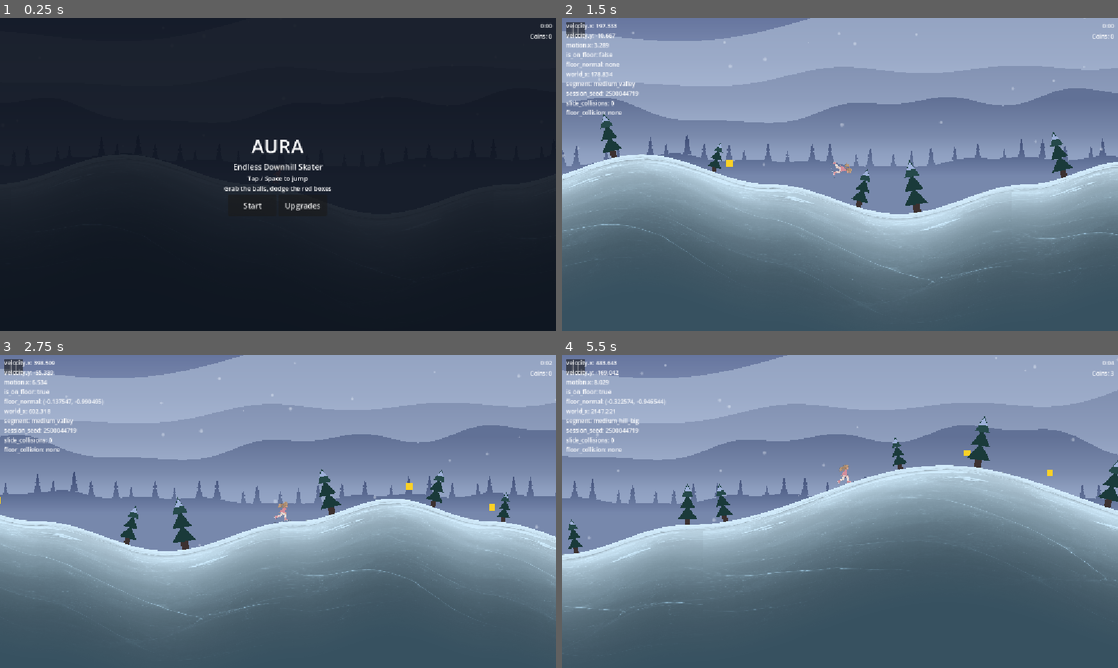
Above: before the commit, frames 1-4 (two rows, left to right).
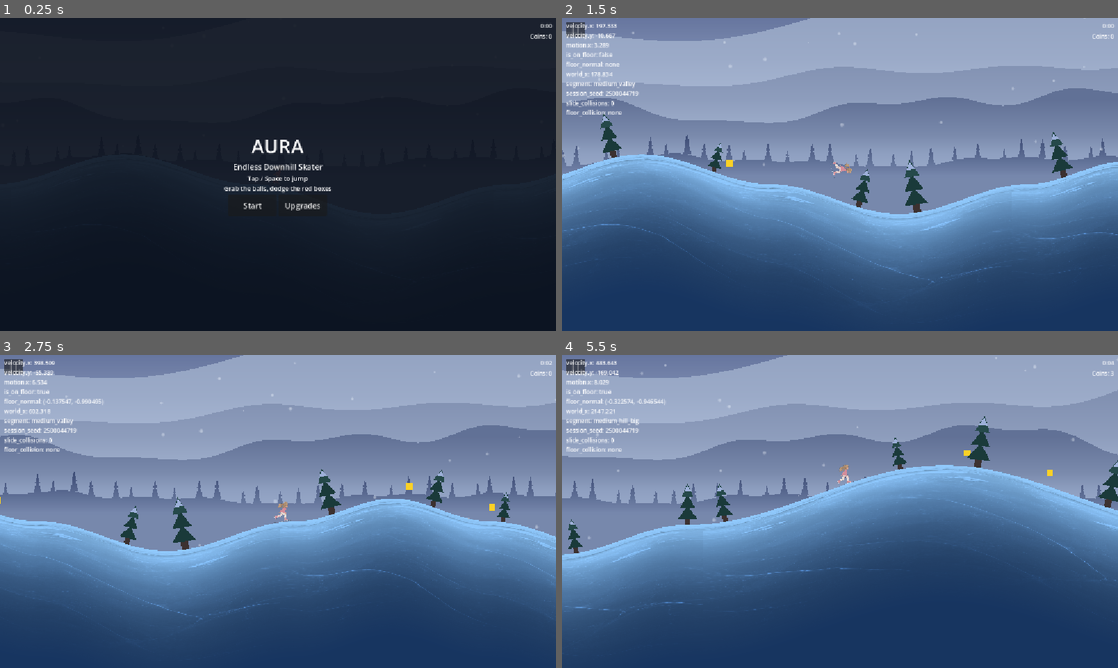
Above: after the commit, the same moments.

Repository: Kiernan-Hub/Aurora
Game: Godot game, scene res://scenes/main.tscn
Same seed, same stepped clock (60 frames per second), same inputs: the game is played once before the commit and once after it.
Inputs (mouse positions are in pixels of both pictures, inside the frame that each line leads up to):
- Up to frame 1 (0.25 s): no input
- Up to frame 2 (1.5 s): click "Start" at 0.5 s; tap Enter (ui_accept) at 1.25 s; move the mouse to (962, 158) at 1.27 s; hold Up (ui_up) from 1.28 s (still down); tap M at 1.35 s; click (962, 158) at 1.42 s
- Up to frame 3 (2.75 s): tap Enter (ui_accept) at 1.52, 1.82 s; release Up (ui_up) at 2 s; drag from (166, 527) to (522, 486) at 2.02 s
- Up to frame 4 (5.5 s): move the mouse to (895, 442) at 2.77 s; hold Up (ui_up) 2.78-3.5 s; tap M at 2.85, 4.35 s; drag from (812, 574) to (1023, 536) at 3.52 s; move the mouse to (1006, 558) at 4.27 s; hold Down (ui_down) 4.28-5 s; tap Enter (ui_accept) at 4.52, 4.82 s; drag from (673, 464) to (1062, 448) at 5.02 s

The runs differ from the first frame. In frame 2, 47% of the frame differs, in the area x 0-100%, y 43-100%; in frame 3, 46%; in frame 4, 53%, in the area x 0-100%, y 35-100%.

Commit message:
Ice and biome colors: saturation pass, contact sheet debug tool
Co-Authored-By: Claude Sonnet 5 <noreply@anthropic.com>

Diff:
--- a/resources/biomes/arctic_dawn.tres
+++ b/resources/biomes/arctic_dawn.tres
@@ -14,8 +14,8 @@
 haze_near = Color(0.66, 0.73, 0.86, 0.54)
 tree_tint = Color(0.66, 0.72, 0.86, 1)
 bird_tint = Color(0.55, 0.62, 0.78, 1)
-ice_surface = Color(0.84, 0.94, 1, 1)
-ice_depth = Color(0.575, 0.846, 1.0, 1)
+ice_surface = Color(0.58, 0.8, 1.0, 1)
+ice_depth = Color(0.24, 0.55, 1.0, 1)
 snow_tint = Color(0.96, 0.98, 1, 0.44)
 snow_density_scale = 1.0
 mist_strength = 0.5
--- a/resources/biomes/glacier_teal.tres
+++ b/resources/biomes/glacier_teal.tres
@@ -14,8 +14,8 @@
 haze_near = Color(0.85, 0.9, 0.95, 0.5)
 tree_tint = Color(1, 1, 1, 1)
 bird_tint = Color(1, 1, 1, 1)
-ice_surface = Color(0.8, 1, 0.95, 1)
-ice_depth = Color(0.55, 0.943, 0.916, 1)
+ice_surface = Color(0.55, 0.93, 0.88, 1)
+ice_depth = Color(0.18, 0.74, 0.68, 1)
 snow_tint = Color(1, 1, 1, 0.42)
 snow_density_scale = 1.0
 mist_strength = 0.2
--- a/resources/biomes/mauve_haze.tres
+++ b/resources/biomes/mauve_haze.tres
@@ -14,8 +14,8 @@
 haze_near = Color(0.86, 0.82, 0.87, 0.52)
 tree_tint = Color(0.96, 0.92, 0.98, 1)
 bird_tint = Color(0.9, 0.86, 0.95, 1)
-ice_surface = Color(0.98, 0.97, 1, 1)
-ice_depth = Color(0.73, 0.877, 1.0, 1)
+ice_surface = Color(0.66, 0.84, 1.0, 1)
+ice_depth = Color(0.32, 0.64, 1.0, 1)
 snow_tint = Color(1, 0.98, 1, 0.44)
 snow_density_scale = 1.0
 mist_strength = 0.35
--- a/resources/biomes/pale_morning.tres
+++ b/resources/biomes/pale_morning.tres
@@ -14,8 +14,8 @@
 haze_near = Color(0.9, 0.93, 0.96, 0.62)
 tree_tint = Color(0.94, 0.96, 1, 1)
 bird_tint = Color(0.9, 0.93, 1, 1)
-ice_surface = Color(0.9, 0.95, 1, 1)
-ice_depth = Color(0.68, 0.8, 0.98, 1)
+ice_surface = Color(0.76, 0.88, 1.0, 1)
+ice_depth = Color(0.48, 0.72, 0.98, 1)
 snow_tint = Color(1, 1, 1, 0.34)
 snow_density_scale = 0.7
 mist_strength = 0.75
--- a/resources/biomes/starlit_night.tres
+++ b/resources/biomes/starlit_night.tres
@@ -14,8 +14,8 @@
 haze_near = Color(0.4, 0.46, 0.66, 0.48)
 tree_tint = Color(0.42, 0.48, 0.68, 1)
 bird_tint = Color(0.34, 0.4, 0.58, 1)
-ice_surface = Color(0.68, 0.82, 1, 1)
-ice_depth = Color(0.427, 0.712, 1.0, 1)
+ice_surface = Color(0.38, 0.66, 1.0, 1)
+ice_depth = Color(0.1, 0.34, 0.8, 1)
 snow_tint = Color(0.92, 0.96, 1, 0.5)
 snow_density_scale = 0.8
 mist_strength = 0.2
--- a/resources/biomes/sunset_rose.tres
+++ b/resources/biomes/sunset_rose.tres
@@ -14,8 +14,8 @@
 haze_near = Color(0.88, 0.78, 0.76, 0.55)
 tree_tint = Color(0.82, 0.76, 0.86, 1)
 bird_tint = Color(0.7, 0.66, 0.8, 1)
-ice_surface = Color(1, 0.93, 0.96, 1)
-ice_depth = Color(0.856, 0.801, 0.994, 1)
+ice_surface = Color(1.0, 0.88, 0.88, 1)
+ice_depth = Color(0.7, 0.58, 0.88, 1)
 snow_tint = Color(1, 0.96, 0.94, 0.4)
 snow_density_scale = 0.9
 mist_strength = 0.45
--- a/resources/biomes/twilight_blue.tres
+++ b/resources/biomes/twilight_blue.tres
@@ -14,8 +14,8 @@
 haze_near = Color(0.6, 0.66, 0.82, 0.5)
 tree_tint = Color(0.62, 0.66, 0.82, 1)
 bird_tint = Color(0.5, 0.55, 0.72, 1)
-ice_surface = Color(0.8, 0.9, 1, 1)
-ice_depth = Color(0.541, 0.794, 1.0, 1)
+ice_surface = Color(0.5, 0.74, 1.0, 1)
+ice_depth = Color(0.18, 0.46, 0.92, 1)
 snow_tint = Color(0.95, 0.98, 1, 0.46)
 snow_density_scale = 1.0
 mist_strength = 0.3
--- a/resources/biomes/violet_dusk.tres
+++ b/resources/biomes/violet_dusk.tres
@@ -14,8 +14,8 @@
 haze_near = Color(0.78, 0.76, 0.88, 0.56)
 tree_tint = Color(0.8, 0.78, 0.92, 1)
 bird_tint = Color(0.68, 0.66, 0.85, 1)
-ice_surface = Color(0.92, 0.9, 1, 1)
-ice_depth = Color(0.73, 0.79, 1.0, 1)
+ice_surface = Color(0.74, 0.78, 1.0, 1)
+ice_depth = Color(0.42, 0.46, 0.96, 1)
 snow_tint = Color(0.98, 0.97, 1, 0.42)
 snow_density_scale = 1.0
 mist_strength = 0.4
--- /dev/null
+++ b/scripts/debug/biome_contact_sheet.gd
@@ -0,0 +1,96 @@
+extends SceneTree
+
+# Renders every biome in the cycle from one run, for judging palettes side by side.
+#
+# Not a gate. Companion to ice_look_capture.gd: that one shows what a real run looks
+# like, this one answers "do all eight actually work" without playing for the ~13
+# minutes a full cycle takes at BIOME_DISTANCE.
+#
+#   godot --path . --script res://scripts/debug/biome_contact_sheet.gd -- --out=/tmp/biome
+#
+# Works by suspending BiomeDirector._process and driving apply_palette_for_world_x()
+# by hand at the CENTRE of each biome's span -- centre, so every shot is a settled
+# palette rather than a point part-way through a crossfade. The game itself is
+# untouched: the player never moves, no constant is overridden, and nothing here runs
+# unless this script is the entry point.
+#
+# APPLY, WAIT, *THEN* CAPTURE -- never apply and capture in one frame.
+# root.get_texture() hands back the frame that has already been rendered, so capturing
+# straight after setting a palette silently saves the PREVIOUS biome's colours. The
+# first version of this file did exactly that and produced a contact sheet shifted by
+# one, which read as "all eight palettes look the same" and nearly sent a real palette
+# rewrite after a bug that was entirely in this script.
+
+const MAIN_SCENE: PackedScene = preload("res://scenes/main.tscn")
+const WARMUP_FRAMES: int = 40
+# Frames between setting a palette and capturing it. Needs to cover at least one render
+# plus snow_drift's density lerp, which eases rather than snapping.
+const SETTLE_FRAMES: int = 8
+
+var main: Node2D
+var director: BiomeDirector
+var output_prefix: String = "/tmp/biome"
+var frame_index: int = 0
+var biome_index: int = 0
+var settle_countdown: int = 0
+var awaiting_capture: bool = false
+
+
+func _init() -> void:
+	for argument: String in OS.get_cmdline_user_args():
+		if argument.begins_with("--out="):
+			output_prefix = argument.trim_prefix("--out=")
+	main = MAIN_SCENE.instantiate() as Node2D
+	(main.get_node("GameManager") as GameManager).require_start_screen = false
+	root.add_child(main)
+	paused = false
+
+
+func _process(_delta: float) -> bool:
+	frame_index += 1
+	# The capture window loses focus immediately and GameManager pauses on
+	# NOTIFICATION_APPLICATION_FOCUS_OUT, so PLAYING is re-asserted every frame.
+	var game_manager: GameManager = main.get_node("GameManager") as GameManager
+	if game_manager.state != GameManager.State.PLAYING:
+		game_manager.set_state(GameManager.State.PLAYING)
+	paused = false
+	(main.get_node("CanvasLayer") as CanvasLayer).visible = false
+
+	if frame_index < WARMUP_FRAMES:
+		return false
+
+	if director == null:
+		director = main.get_node("BiomeDirector") as BiomeDirector
+		# Hand control over: otherwise the next frame recomputes the palette from the
+		# player's real x and overwrites whatever this script just set.
+		director.set_process(false)
+
+	if settle_countdown > 0:
+		settle_countdown -= 1
+		return false
+
+	if awaiting_capture:
+		capture_current()
+		awaiting_capture = false
+		biome_index += 1
+		return false
+
+	if biome_index >= BiomeDirector.BIOME_CYCLE.size():
+		quit(0)
+		return true
+
+	# Mid-biome, so the palette is fully settled and not part-way through a crossfade.
+	director.apply_palette_for_world_x((float(biome_index) + 0.5) * BiomeDirector.BIOME_DISTANCE)
+	settle_countdown = SETTLE_FRAMES
+	awaiting_capture = true
+	return false
+
+
+func capture_current() -> void:
+	var palette: BiomePalette = BiomeDirector.BIOME_CYCLE[biome_index]
+	var image: Image = root.get_texture().get_image()
+	image.save_png("%s_%d.png" % [output_prefix, biome_index])
+	# Printed so the sheet can be checked against the data instead of by eye: the top
+	# sky pixel must match this palette's sky_top, or the capture is off by a frame again.
+	print("biome=%d  sky_top_expected=%s  sky_top_rendered=%s" % [
+		biome_index, palette.sky_top, image.get_pixel(4, 2)])
--- a/scripts/debug/biome_schedule_check.gd
+++ b/scripts/debug/biome_schedule_check.gd
@@ -40,14 +40,22 @@
 
 # ice_surface is what the player actually tracks the ride line by, now that the rim Line2Ds
 # are gone (2026-08-08) and the tile's bright snow band is multiplied by this instead.
-# 0.70 sits below the darkest shipped value (starlit_night, ~0.80) and above anything that
-# would dim that band into the background.
-const MIN_ICE_SURFACE_LUMINANCE: float = 0.70
+#
+# LOWERED 0.70 -> 0.55 after seeing it rendered. 0.70 was set before any of this existed on
+# screen, and it turned out to force ice_surface to be near-white -- which, multiplied by a
+# GREYSCALE tile, can only ever produce grey ice. That was the whole reason the cold biomes
+# read as grey rather than blue: brightness was being protected at the direct expense of the
+# only thing carrying biome colour in the shallow band, which is most of what is on screen.
+# 0.55 still leaves the lip the brightest thing in the darkest frame (starlit_night's sky
+# horizon is ~0.52), because the tile's own top rows are ~0.97 before this multiplies them.
+const MIN_ICE_SURFACE_LUMINANCE: float = 0.55
 # The tile's V axis now carries the whole depth ramp (1.0 -> ~0.52). If ice_depth is also
 # much darker than ice_surface the two ramps multiply and deep ice goes black, so these two
 # must stay close in luminance and differ in hue instead. Generous bound -- this is here to
-# catch a palette drifting back into "depth = darker", not to police art.
-const MAX_ICE_DEPTH_DARKENING: float = 0.45
+# catch a palette drifting back into "depth = darker", not to police art -- and relaxed
+# 0.45 -> 0.55 for the same reason as the floor above: a night biome legitimately wants deep
+# ice much darker than its surface, and the reference art's night panel does exactly that.
+const MAX_ICE_DEPTH_DARKENING: float = 0.55
 # Far and near scenery must differ by at least this much luminance or the parallax layers
 # collapse into one flat mass and the depth cue is gone.
 const MIN_SCENERY_SEPARATION: float = 0.08
Binary file added: one.png
Not shown, added: one.png.import
Not shown, added: scripts/debug/biome_contact_sheet.gd.uid
Binary file added: three.png
Not shown, added: three.png.import
Binary file added: two.png
Not shown, added: two.png.import
